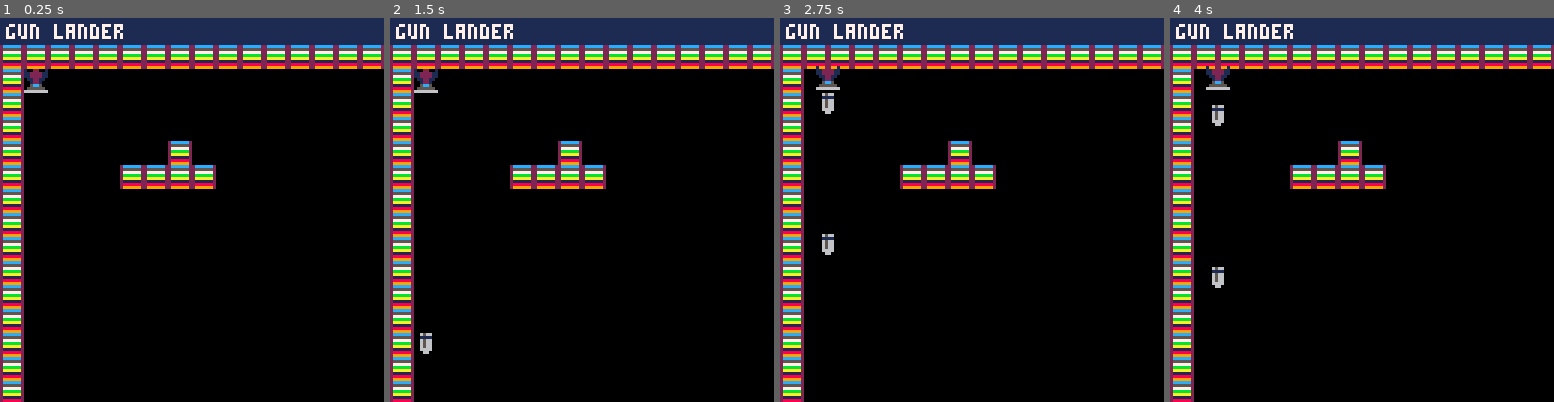
Above: before the commit, frames 1-4 (left to right).
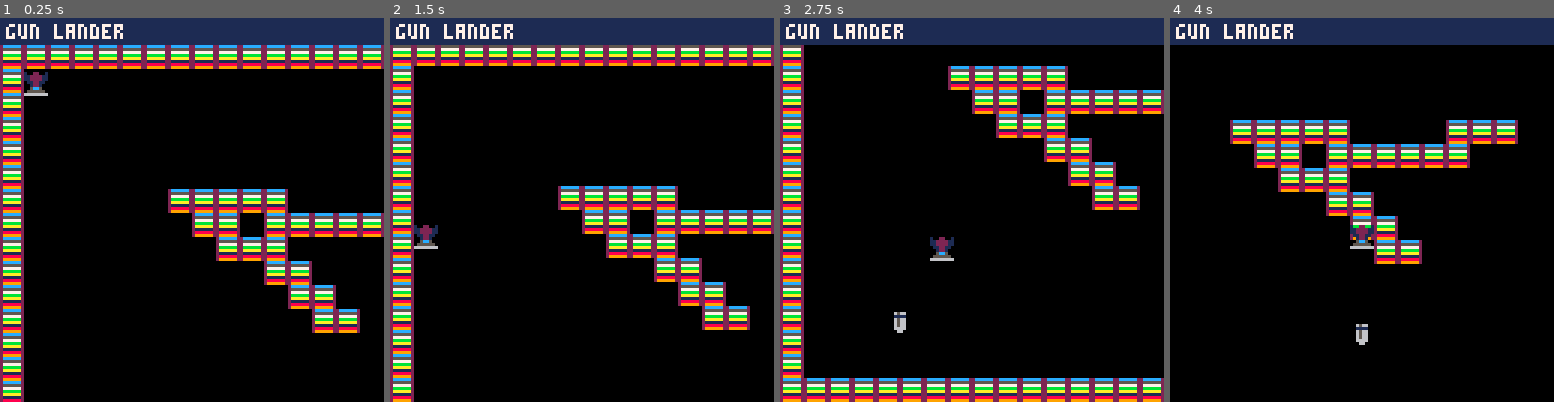
Above: after the commit, the same moments.

Repository: uvehj/Gun-Lander
Game: PICO-8 cartridge gunlander.p8
Two runs of this game, one before a commit and one after it. Both use one fixed random seed, a clock stepped at 60 frames per second and the inputs below.
Inputs:
- Up to frame 1 (0.25 s): no input
- Up to frame 2 (1.5 s): tap O (Z key) at 0.7 s
- Up to frame 3 (2.75 s): hold Right 1.6-2.1 s; tap O (Z key) at 1.7, 2.1, 2.5 s; hold Up 2.15-2.42 s; hold Right from 2.47 s (still down)
- Up to frame 4 (4 s): tap O (Z key) at 2.9, 3.3, 3.7 s; release Right at 3.03 s; hold Left 3.08-3.58 s; hold Down 3.63-3.97 s

The runs differ from the first frame. In frame 1, 10% of the frame differs, in the area x 6-100%, y 13-83%; in frame 2, 20%; in frame 3, 27%, in the area x 0-100%, y 7-100%; in frame 4, 23%.

Commit message:
Ship movement
Functions for ship movement and speed calculation done, values need tweaking

Diff:
--- a/gunlander.p8
+++ b/gunlander.p8
@@ -1,13 +1,14 @@
 pico-8 cartridge // http://www.pico-8.com
 version 29
 __lua__
+debug = false
 ship = {}
 level = {}
 bullets = {}
 camx = 0
 camy = 0
 shotspeed = 3
-gravity = 9.81
+gravity = 4
 fps = 30
 function _init()
     cls()
@@ -36,7 +37,15 @@
     print("gun lander",2,2,7)
 end
 function _update()
-    --current controls only for debug
+    if debug == true then
+        update_ship_debug()
+    else
+        update_ship()
+    end
+    update_camera()
+    update_bullets()
+end
+function update_ship_debug()
     if (btnp(0)) then
         movex(ship,-4)
     end
@@ -49,11 +58,27 @@
     if (btnp(3)) then
         movey(ship,4)
     end
-    update_camera()
     if (btnp(4)) then
         spawn_bullet(ship)
     end
-    update_bullets()
+end
+function update_ship()
+    local x = 0
+    local y = level.gravity
+    if (btnp(0)) then
+        x = -30
+        --movex(ship,-4)
+    end
+    if (btnp(1)) then
+        x = 30
+        --movex(ship,4)
+    end
+    if (btnp(4)) then
+        y = -80
+        spawn_bullet(ship)
+    end
+    update_speed_move(ship, x, y)
+
 end
 --distance in pixels, slow but accurate (should be fine with so few moving objects)
 function movex(o, distance)
@@ -115,10 +140,14 @@
     return (fget(mget(((o.x)/8)+level.startx,((o.y)/8)+level.starty), 0) or fget(mget(((o.x+o.w-1)/8)+level.startx,(o.y)/8)+level.starty, 0) or fget(mget(((o.x)/8)+level.startx,((o.y+o.h-1)/8)+level.starty), 0) or fget(mget(((o.x+o.w-1)/8)+level.startx,((o.y+o.h-1)/8)+level.starty), 0))
 end
 function update_speed_move(o,x,y)
-    o.sx = o.sx + (x)
-    o.sy = o.sy + (y)
-    movex(o,o.sx/fps)
-    movey(o,o.sy/fps)
+    if x > 0 or x < 0 then
+        o.sx = o.sx + (x/fps)
+    end
+    if y > 0 or y < 0 then
+        o.sy = o.sy + (y/fps)
+    end
+    movex(o,o.sx)
+    movey(o,o.sy)
 end
 --draw sprite correctly, o.x and o.y are position (in pixels) on the map
 --draws relative to the camera position
@@ -139,8 +168,8 @@
     b.s = 1
     b.x = s.x + (s.w/2) - (b.w/2)
     b.y = s.y + (s.h/2)
-    b.sx = shotspeed
-    b.sy = 0
+    b.sx = 0
+    b.sy = shotspeed
     b.crashed = 0
     add(bullets,b)
     return b
@@ -176,14 +205,14 @@
 0003000000000000000000000000000000000000000000030000000000000000000000000000000000000000000000000000000000000000000000000000000000000000000000000000000000000000000000000000000000000000000000000000000000000000000000000000000000000000000000000000000000000000
 0003000000000000000000000000000000000000000000030000000000000000000000000000000000000000000000000000000000000000000000000000000000000000000000000000000000000000000000000000000000000000000000000000000000000000000000000000000000000000000000000000000000000000
 0003000000000000000000000000000000000000000000030000000000000000000000000000000000000000000000000000000000000000000000000000000000000000000000000000000000000000000000000000000000000000000000000000000000000000000000000000000000000000000000000000000000000000
-0003000000000000030000000000000000000000000000030000000000000000000000000000000000000000000000000000000000000000000000000000000000000000000000000000000000000000000000000000000000000000000000000000000000000000000000000000000000000000000000000000000000000000
-0003000000000303030300000000000000000000000000030000000000000000000000000000000000000000000000000000000000000000000000000000000000000000000000000000000000000000000000000000000000000000000000000000000000000000000000000000000000000000000000000000000000000000
-0003000000000000000000000000000000000000000000030000000000000000000000000000000000000000000000000000000000000000000000000000000000000000000000000000000000000000000000000000000000000000000000000000000000000000000000000000000000000000000000000000000000000000
-0003000000000000000000000000000000000000000000030000000000000000000000000000000000000000000000000000000000000000000000000000000000000000000000000000000000000000000000000000000000000000000000000000000000000000000000000000000000000000000000000000000000000000
-0003000000000000000000000000000000000000000000030000000000000000000000000000000000000000000000000000000000000000000000000000000000000000000000000000000000000000000000000000000000000000000000000000000000000000000000000000000000000000000000000000000000000000
-0003000000000000000000000000000000000000000000030000000000000000000000000000000000000000000000000000000000000000000000000000000000000000000000000000000000000000000000000000000000000000000000000000000000000000000000000000000000000000000000000000000000000000
-0003000000000000000000000000000000000000000000030000000000000000000000000000000000000000000000000000000000000000000000000000000000000000000000000000000000000000000000000000000000000000000000000000000000000000000000000000000000000000000000000000000000000000
-0003000000000000000000000000000000000000000000030000000000000000000000000000000000000000000000000000000000000000000000000000000000000000000000000000000000000000000000000000000000000000000000000000000000000000000000000000000000000000000000000000000000000000
+0003000000000000000000000000000000000000000000030000000000000000000000000000000000000000000000000000000000000000000000000000000000000000000000000000000000000000000000000000000000000000000000000000000000000000000000000000000000000000000000000000000000000000
+0003000000000000000000000000000000000000000000030000000000000000000000000000000000000000000000000000000000000000000000000000000000000000000000000000000000000000000000000000000000000000000000000000000000000000000000000000000000000000000000000000000000000000
+0003000000000000030303030300000000030303000000030000000000000000000000000000000000000000000000000000000000000000000000000000000000000000000000000000000000000000000000000000000000000000000000000000000000000000000000000000000000000000000000000000000000000000
+0003000000000000000303000303030303030000000000030000000000000000000000000000000000000000000000000000000000000000000000000000000000000000000000000000000000000000000000000000000000000000000000000000000000000000000000000000000000000000000000000000000000000000
+0003000000000000000003030300000000000000000000030000000000000000000000000000000000000000000000000000000000000000000000000000000000000000000000000000000000000000000000000000000000000000000000000000000000000000000000000000000000000000000000000000000000000000
+0003000000000000000000000303000000000000000000030000000000000000000000000000000000000000000000000000000000000000000000000000000000000000000000000000000000000000000000000000000000000000000000000000000000000000000000000000000000000000000000000000000000000000
+0003000000000000000000000003030000000000000000030000000000000000000000000000000000000000000000000000000000000000000000000000000000000000000000000000000000000000000000000000000000000000000000000000000000000000000000000000000000000000000000000000000000000000
+0003000000000000000000000000030300000000000000030000000000000000000000000000000000000000000000000000000000000000000000000000000000000000000000000000000000000000000000000000000000000000000000000000000000000000000000000000000000000000000000000000000000000000
 0003000000000000000000000000000000000000000000030000000000000000000000000000000000000000000000000000000000000000000000000000000000000000000000000000000000000000000000000000000000000000000000000000000000000000000000000000000000000000000000000000000000000000
 0003000000000000000000000000000000000000000000030000000000000000000000000000000000000000000000000000000000000000000000000000000000000000000000000000000000000000000000000000000000000000000000000000000000000000000000000000000000000000000000000000000000000000
 0003000000000000000000000000000000000000000000030000000000000000000000000000000000000000000000000000000000000000000000000000000000000000000000000000000000000000000000000000000000000000000000000000000000000000000000000000000000000000000000000000000000000000
